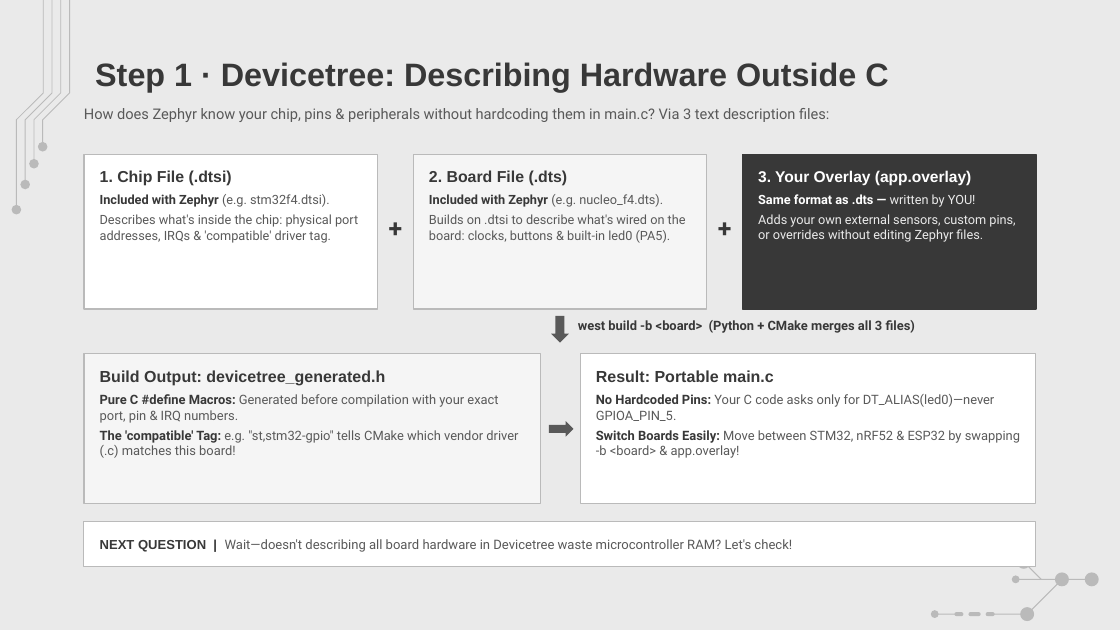
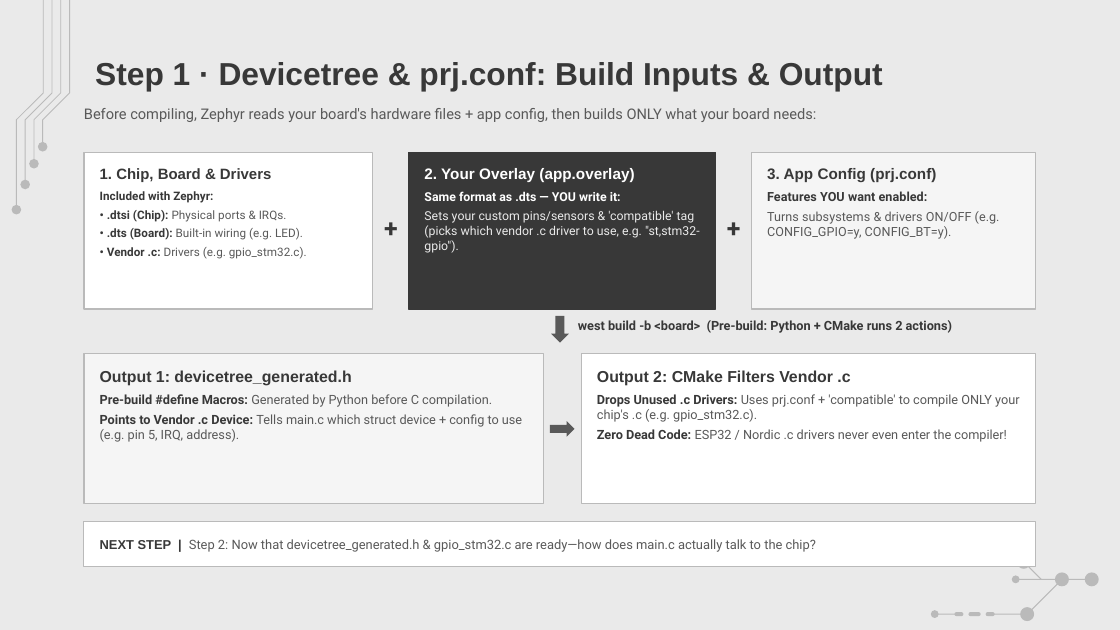
Before and after one commit to amrsaeedcse/zephyr-vs-freertos-presentation, a slide deck: slide 15 of Zephyr_RTOS_vs_FreeRTOS.pptx. Drawn at 1120x630 pixels with LibreOffice and Linux fonts; fonts in the diff are those of the drawing; background and template pictures are left out. Boxes give left, top, right and bottom in pixels: in the first picture for what was removed or moved away, otherwise in the second. Text is boxed around its words. In the diff, an @@ line names an element or a change of style, - is before the commit and + after.

```diff
--- a/Zephyr_RTOS_vs_FreeRTOS.pptx
+++ b/Zephyr_RTOS_vs_FreeRTOS.pptx
@@ title at bbox=[95, 62, 883, 91]: text changed; size 20.8 to 20.4 pt @@
-Step 1 · Devicetree: Describing Hardware Outside C
+Step 1 · Devicetree & prj.conf: Build Inputs & Output
@@ text at bbox=[84, 108, 816, 122]: text changed @@
-How does Zephyr know your chip, pins & peripherals without hardcoding them in main.c? Via 3 text description files:
+Before compiling, Zephyr reads your board's hardware files + app config, then builds ONLY what your board needs:
@@ rectangle "1. Chip, Board & Drivers": place and size @@
-rectangle "1. Chip, Board & Drivers" at bbox=[84, 155, 377, 309]
+rectangle "1. Chip, Board & Drivers" at bbox=[84, 152, 373, 309]
@@ text in rectangle at bbox=[100, 168, 307, 259]: text changed; size 8.2 to 7.5 pt; text colour #595959 to #383838; bold on @@
-1. Chip File (.dtsi)
-Included with Zephyr (e.g. stm32f4.dtsi).
-Describes what's inside the chip: physical port addresses, IRQs & 'compatible' driver tag.
+1. Chip, Board & Drivers
+Included with Zephyr:
+• .dtsi (Chip): Physical ports & IRQs.
+• .dts (Board): Built-in wiring (e.g. LED).
+• Vendor .c: Drivers (e.g. gpio_stm32.c).
@@ rectangle "2. Your Overlay (app.overlay)": place and size @@
-rectangle "2. Your Overlay (app.overlay)" at bbox=[413, 155, 707, 309]
+rectangle "2. Your Overlay (app.overlay)" at bbox=[409, 152, 716, 309]
@@ rectangle "2. Your Overlay (app.overlay)" at bbox=[409, 152, 716, 309]: fill #F5F5F5 to #383838; outline #BABABA 0.75 pt to #383838 0.75 pt @@
@@ text in rectangle at bbox=[424, 168, 700, 253]: text changed; size 8.2 to 7.9 pt; text colour #595959 to #EAEAEA @@
-2. Board File (.dts)
-Included with Zephyr (e.g. nucleo_f4.dts).
-Builds on .dtsi to describe what's wired on the board: clocks, buttons & built-in led0 (PA5).
+2. Your Overlay (app.overlay)
+Same format as .dts — YOU write it:
+Sets your custom pins/sensors & 'compatible' tag (picks which vendor .c driver to use, e.g. "st,stm32-gpio").
@@ rectangle "3. App Config (prj.conf)": place and size @@
-rectangle "3. App Config (prj.conf)" at bbox=[743, 155, 1036, 309]
+rectangle "3. App Config (prj.conf)" at bbox=[752, 152, 1036, 309]
@@ rectangle "3. App Config (prj.conf)" at bbox=[752, 152, 1036, 309]: fill #383838 to #F5F5F5; outline #383838 0.75 pt to #BABABA 0.75 pt @@
@@ text in rectangle at bbox=[767, 168, 1000, 239]: text changed; size 8.2 to 8.1 pt; text colour #EAEAEA to #595959 @@
-3. Your Overlay (app.overlay)
-Same format as .dts — written by YOU!
-Adds your own external sensors, custom pins, or overrides without editing Zephyr files.
+3. App Config (prj.conf)
+Features YOU want enabled:
+Turns subsystems & drivers ON/OFF (e.g. CONFIG_GPIO=y, CONFIG_BT=y).
@@ text "+": place and size @@
-text "+" at bbox=[382, 213, 409, 246]
+text "+" at bbox=[377, 213, 404, 246]
@@ text "+": place and size @@
-text "+" at bbox=[711, 213, 738, 246]
+text "+" at bbox=[720, 213, 747, 246]
@@ text at bbox=[578, 320, 952, 333]: text changed; size 8.3 to 8.2 pt @@
-west build -b <board> (Python + CMake merges all 3 files)
+west build -b <board> (Pre-build: Python + CMake runs 2 actions)
@@ text in rectangle at bbox=[100, 370, 522, 442]: text changed; size 8.3 to 8.2 pt @@
-Build Output: devicetree_generated.h
-Pure C #define Macros: Generated before compilation with your exact port, pin & IRQ numbers.
-The 'compatible' Tag: e.g. "st,stm32-gpio" tells CMake which vendor driver (.c) matches this board!
+Output 1: devicetree_generated.h
+Pre-build #define Macros: Generated by Python before C compilation.
+Points to Vendor .c Device: Tells main.c which struct device + config to use (e.g. pin 5, IRQ, address).
@@ text in rectangle at bbox=[597, 370, 1019, 442]: text changed; size 8.3 to 8.2 pt @@
-Result: Portable main.c
-No Hardcoded Pins: Your C code asks only for DT_ALIAS(led0)—never GPIOA_PIN_5.
-Switch Boards Easily: Move between STM32, nRF52 & ESP32 by swapping -b <board> & app.overlay!
+Output 2: CMake Filters Vendor .c
+Drops Unused .c Drivers: Uses prj.conf + 'compatible' to compile ONLY your chip's .c (e.g. gpio_stm32.c).
+Zero Dead Code: ESP32 / Nordic .c drivers never even enter the compiler!
@@ text in rectangle at bbox=[100, 539, 816, 552]: text changed; size 8.4 to 8.3 pt @@
-NEXT QUESTION | Wait—doesn't describing all board hardware in Devicetree waste microcontroller RAM? Let's check!
+NEXT STEP | Step 2: Now that devicetree_generated.h & gpio_stm32.c are ready—how does main.c actually talk to the chip?
```
Also in this commit, not shown: 12 other slides changed, 6 other files.
